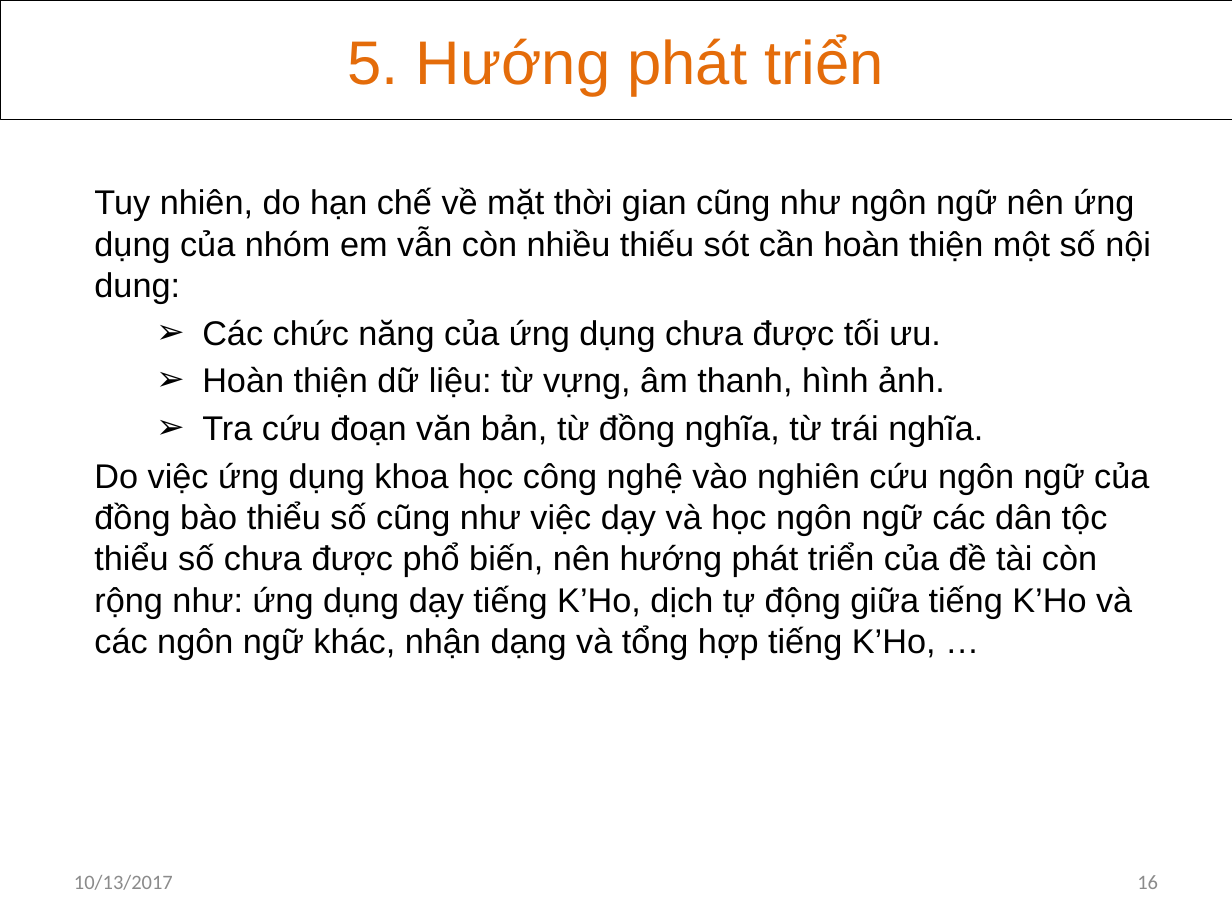
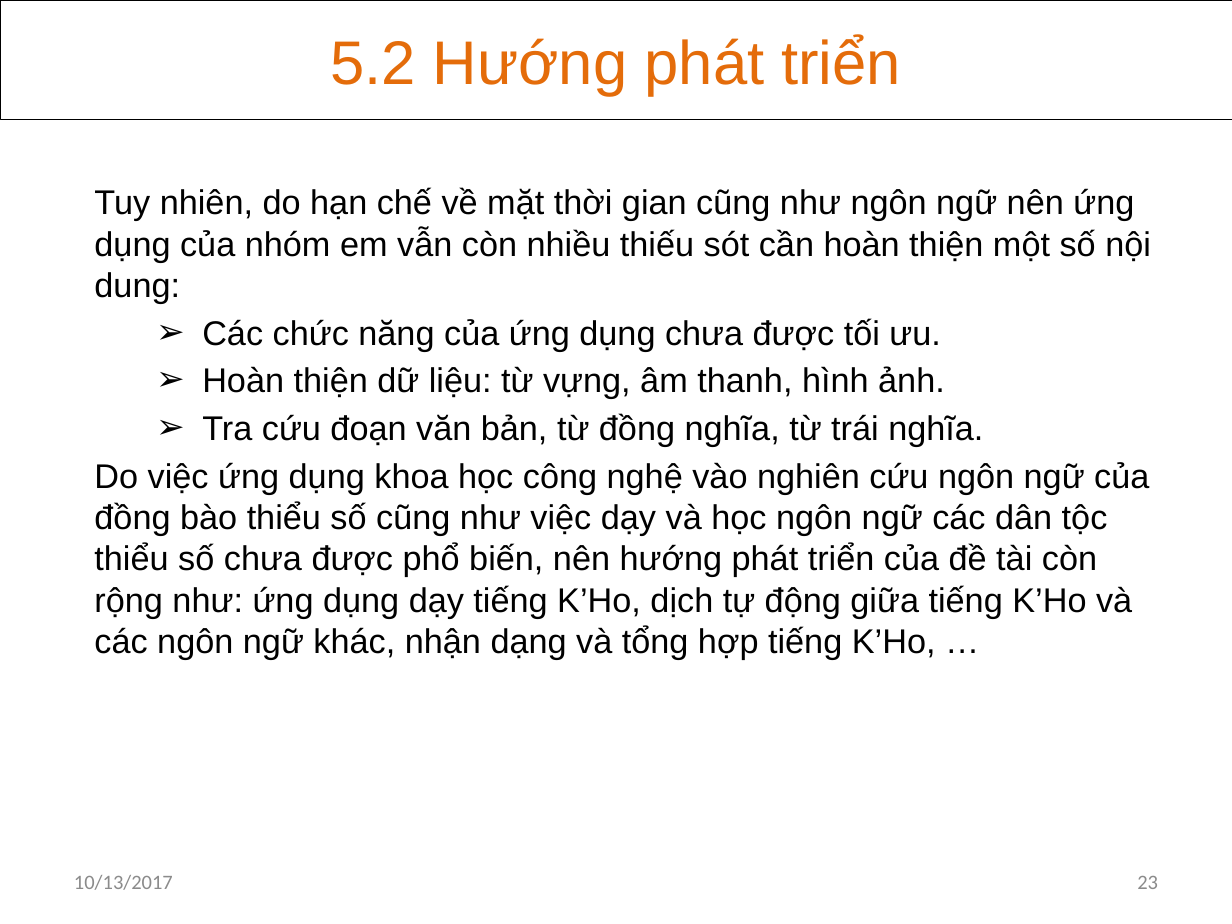
Before and after one commit to khanhvinhit/Do-An, a slide deck: slide 23 of THESIS/DACN_UD_Hoc_KHo_CTK37_BaoCao_D3.pptx (slide 16 before the commit). Drawn at 1232x924 pixels with LibreOffice and Linux fonts; fonts in the diff are those of the drawing. Boxes give left, top, right and bottom in pixels: in the first picture for what was removed or moved away, otherwise in the second. Text is boxed around its words. In the diff, an @@ line names an element or a change of style, - is before the commit and + after.

```diff
--- a/THESIS/DACN_UD_Hoc_KHo_CTK37_BaoCao_D3.pptx
+++ b/THESIS/DACN_UD_Hoc_KHo_CTK37_BaoCao_D3.pptx
@@ text in rectangle at (x1=330, y1=34, x2=901, y2=95): text changed @@
-5. Hướng phát triển
+5.2 Hướng phát triển
@@ page number at (x1=1137, y1=876, x2=1158, y2=889): text changed @@
-16
+23
```
Also in this commit, not shown: 11 other slides changed, 2 slides added.
